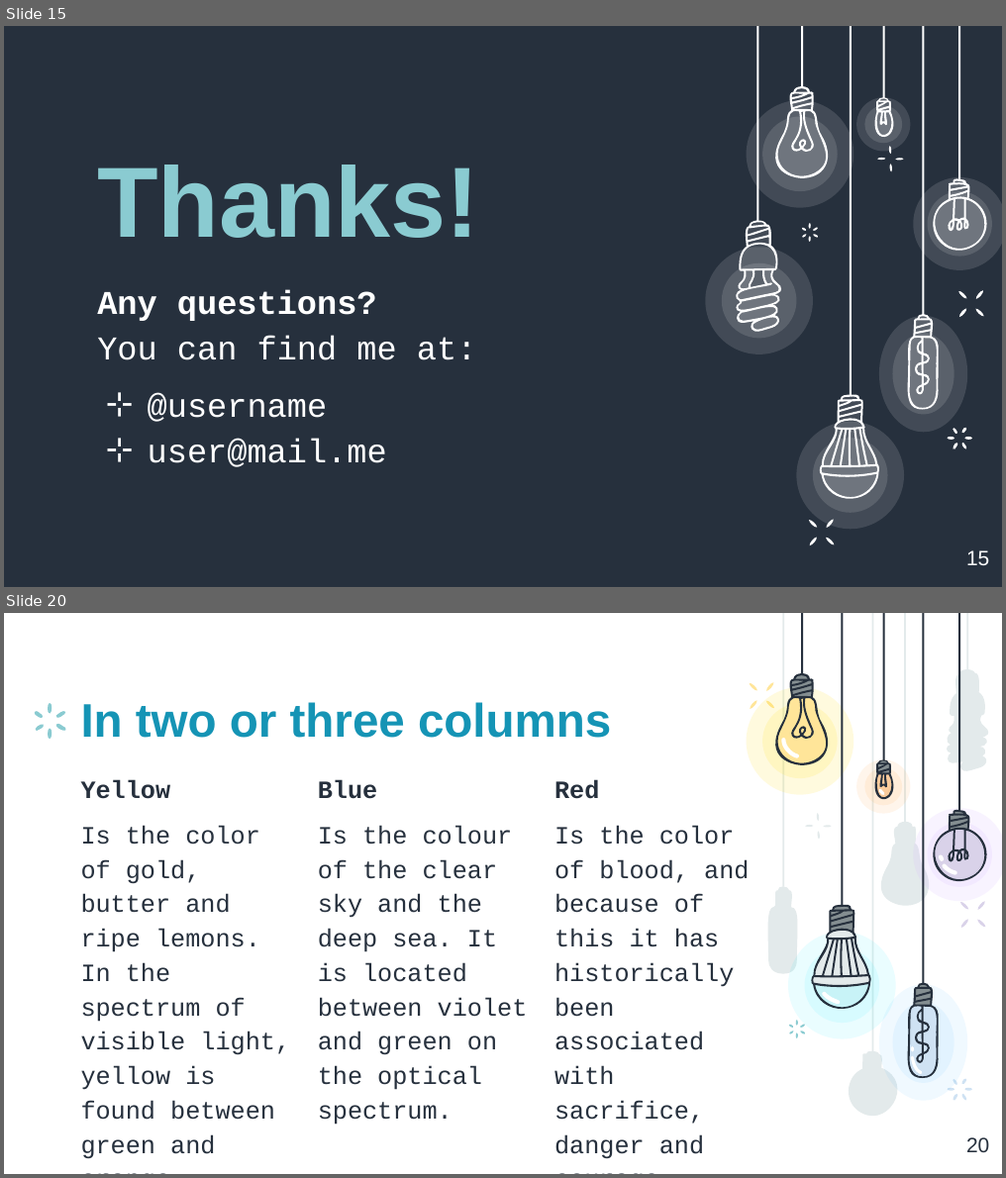
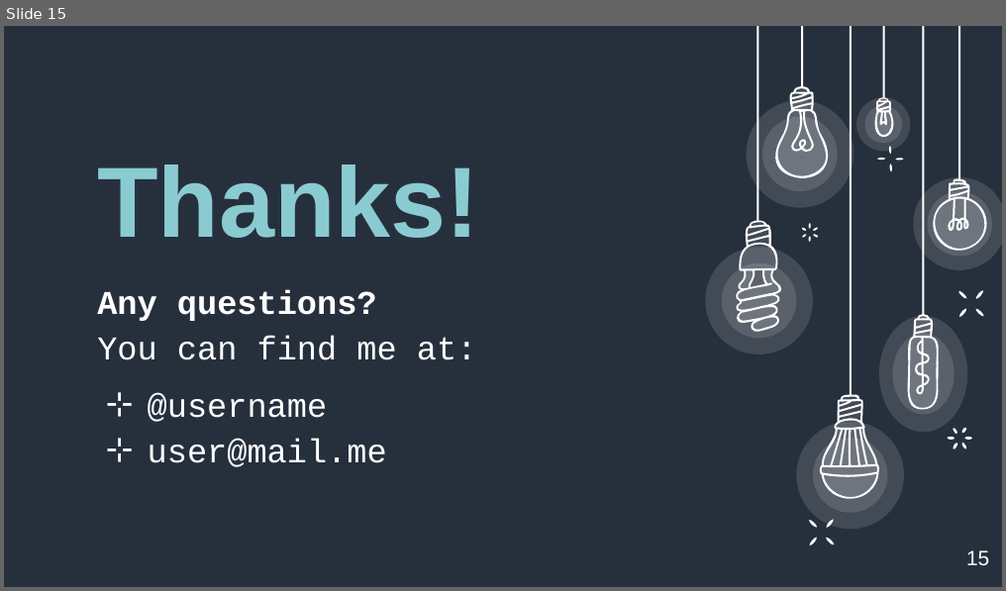
Before and after one commit to hritambh/Connect4Game, a slide deck: connect_4 ppt.pptx. Shown one above the other, each under a label of ours: slides 15 and 20 before the commit, slide 15 after it; the slides between them are not shown. The pictures are 1006x1178 and 1006x591 pixels, drawn with LibreOffice and Linux fonts; fonts in the diff are those of the drawing. Boxes give left, top, right and bottom in pixels: in the first picture for what was removed or moved away, otherwise in the second. Text is boxed around its words. In the diff, an @@ line names an element or a change of style, - is before the commit and + after.

```diff
--- a/connect_4 ppt.pptx
+++ b/connect_4 ppt.pptx
@@ slide 20 removed at [4,613,1002,1174], background #FFFFFF @@
@@ group removed at [34,703,65,739]: 6 freeform shapes @@
@@ title removed at [81,702,611,738] @@
-In two or three columns
@@ text removed at [81,779,290,1159] @@
-Yellow
-Is the color of gold, butter and ripe lemons. In the spectrum of visible light, yellow is found between green and orange.
@@ text removed at [318,779,528,1125] @@
-Blue
-Is the colour of the clear sky and the deep sea. It is located between violet and green on the optical spectrum.
@@ text removed at [554,779,748,1158] @@
-Red
-Is the color of blood, and because of this it has historically been associated with sacrifice, danger and courage.
@@ group removed at [746,613,1002,1116]: 51 freeform shapes, 10 ellipses, 9 rectangles @@
@@ page number removed at [966,1138,989,1153] @@
-20
```
Also in this commit, not shown: 33 other slides removed.
